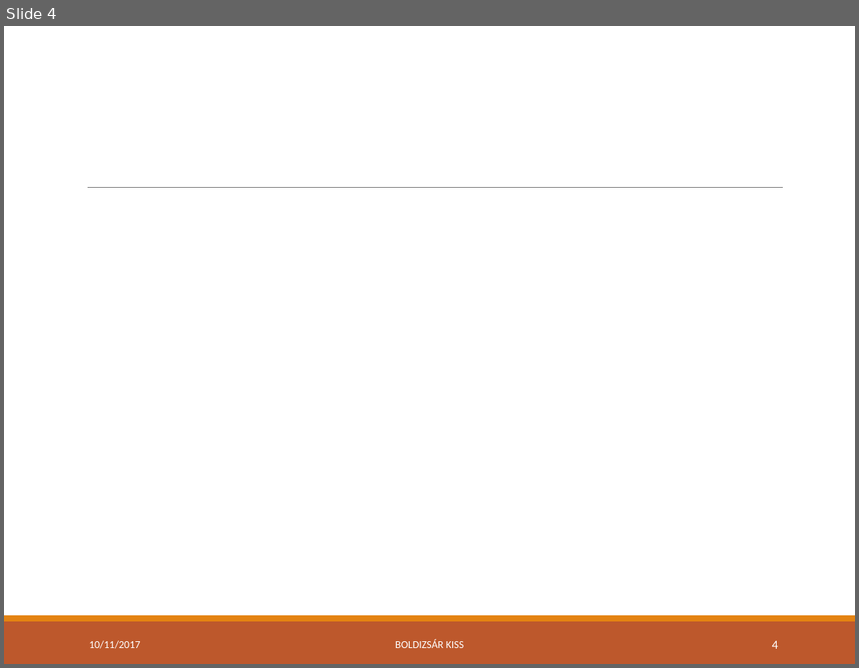
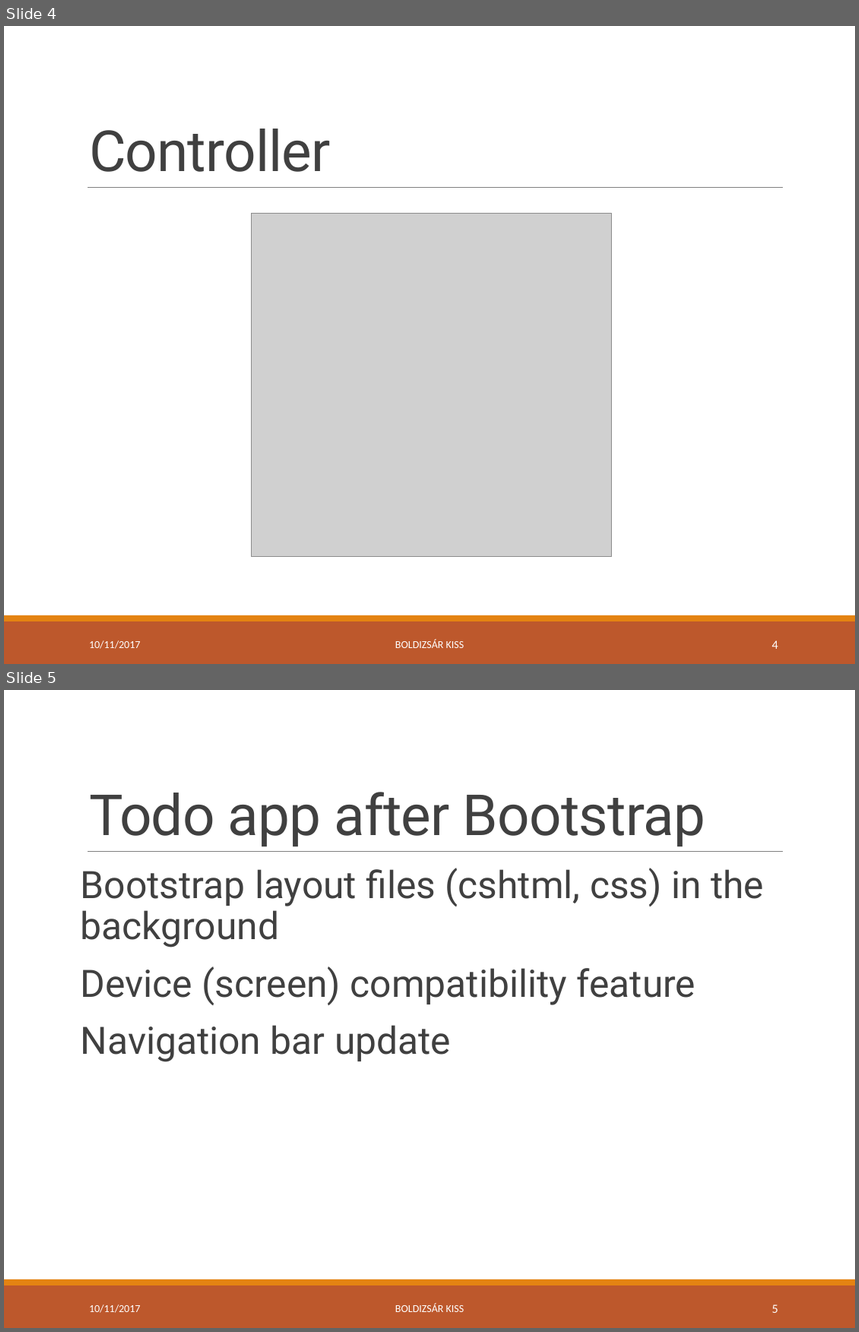
Before and after one commit to green-fox-academy/bpo106, a slide deck: week09/day05/demo/ppt-w09.pptx. Shown one above the other, each under a label of ours: slide 4 before the commit, slides 4 and 5 after it. The pictures are 859x668 and 859x1332 pixels, drawn with LibreOffice and Linux fonts; fonts in the diff are those of the drawing; grey boxes stand for pictures. Boxes give left, top, right and bottom in pixels: in the first picture for what was removed or moved away, otherwise in the second. Text is boxed around its words. In the diff, an @@ line names an element or a change of style, - is before the commit and + after.

```diff
--- a/week09/day05/demo/ppt-w09.pptx
+++ b/week09/day05/demo/ppt-w09.pptx
@@ slide 5 added at bbox=[4, 690, 855, 1328], background #FFFFFF; not listed: 3 template elements that a slide beside it also shows @@
@@ title added at bbox=[89, 792, 705, 847], 48 pt, text #404040 @@
+Todo app after Bootstrap
@@ text added at bbox=[81, 868, 764, 1062], 32 pt, text #404040 @@
+Bootstrap layout files (cshtml, css) in the background
+Device (screen) compatibility feature
+Navigation bar update
@@ text added at bbox=[89, 1305, 141, 1313], 9 pt, text #FFFFFF @@
+10/11/2017
@@ text added at bbox=[395, 1303, 465, 1312], 9 pt, text #FFFFFF @@
+BOLDIZSÁR KISS
@@ page number added at bbox=[772, 1305, 778, 1313], 10.5 pt, text #FFFFFF @@
+5
@@ slide 4 changed as well @@
@@ title added at bbox=[89, 129, 331, 172], 48 pt, text #404040 @@
+Controller
@@ picture added at bbox=[252, 213, 612, 557] @@
```
Also in this commit, not shown: 5 other slides changed, 3 other slides added, 4 other files.
